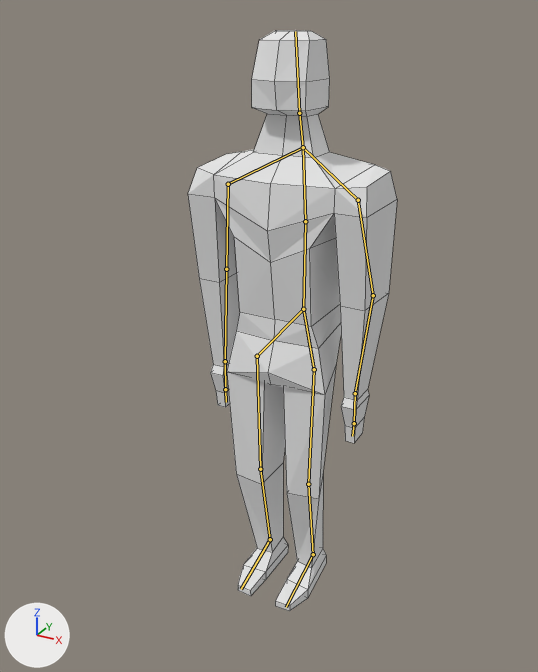
Renders of the Blender file Games/Assets/SuperHero/SuperHero.blend from each side of a commit.
Rendered twice from a camera (50 mm lens) standing at (8.07, -15.77, 15.43) and looking at (-0.38, -0.41, 7.75). The axes (+X, +Y, +Z) are drawn at lower left. The lights are the same throughout. The bones that bend it are drawn over the model as lines. Mesh edges are drawn as thin lines.

The first picture shows 'Meshes'.
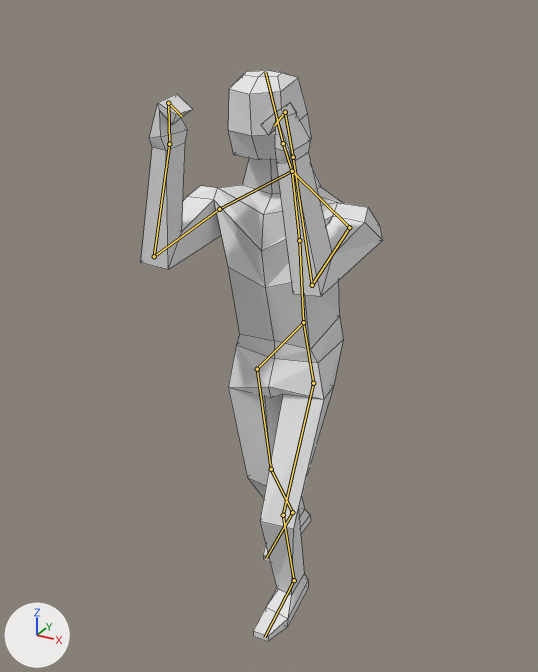
The newer file adds an action. The first version stands in its rest pose; the second is drawn at frame 1 of the action 'Walk'.

Pixel boxes (x1, y1, x2, y2) of what changed, in the pictures (538 x 672 px):
'Meshes', posed (15% wider): before (188, 30, 397, 611); after (141, 70, 382, 641)
bone 'Back', root to tip: before (303, 309) to (305, 221); after (303, 322) to (299, 240)
bone 'Neck', root to tip: before (303, 147) to (299, 113); after (292, 171) to (283, 143)
bone 'Arm.Upper.L', root to tip: before (358, 200) to (373, 295); after (349, 227) to (312, 285)
bone 'Arm.Lower.L', root to tip: before (373, 295) to (355, 393); after (312, 285) to (293, 157)
bone 'Fingers.L', root to tip: before (354, 423) to (352, 436); after (285, 112) to (274, 126)
bone 'Arm.Upper.R', root to tip: before (228, 184) to (226, 269); after (219, 209) to (154, 256)
bone 'Arm.Lower.R', root to tip: before (226, 269) to (225, 361); after (154, 256) to (169, 144)
bone 'Fingers.R', root to tip: before (225, 389) to (226, 402); after (168, 103) to (182, 116)

What the commit changed:
Bone 'Root' (bone_root) moves from (0.0, 0.0, 0.0) to (0.0, 0.0, -0.39).
Bone 'Back' (bone_back) turns from (0, 0, 0) to (8, 0, 0) degrees about its own x, y and z.
Bone 'Neck' (bone_neck) turns from (0, 0, 0) to (-11, 0, 0) degrees about its own x, y and z.
Bone 'Arm.Upper.L' (bone_arm_upper_l) turns from (0, 0, 0) to (-61, -38, -44) degrees about its own x, y and z.
Bone 'Arm.Lower.L' (bone_arm_lower_l) turns from (0, 0, 0) to (85, -4, 23) degrees about its own x, y and z.
Bone 'Fingers.L' (bone_fingers_l) turns from (0, 0, 0) to (125, -1, -2) degrees about its own x, y and z.
Bone 'Arm.Upper.R' (bone_arm_upper_r) turns from (0, 0, 0) to (-60, 39, 44) degrees about its own x, y and z.
Bone 'Arm.Lower.R' (bone_arm_lower_r) turns from (0, 0, 0) to (85, 6, -23) degrees about its own x, y and z.
Bone 'Fingers.R' (bone_fingers_r) turns from (0, 0, 0) to (122, 1, 2) degrees about its own x, y and z.
Bone 'Leg.Contol.L' (bone_leg_contol_l) moves from (0.0, 0.0, 0.0) to (0.0, -1.25, 0.0).
Bone 'Leg.Control.R' (bone_leg_control_r) moves from (0.0, 0.0, 0.0) to (0.0, 1.5, 0.0).
